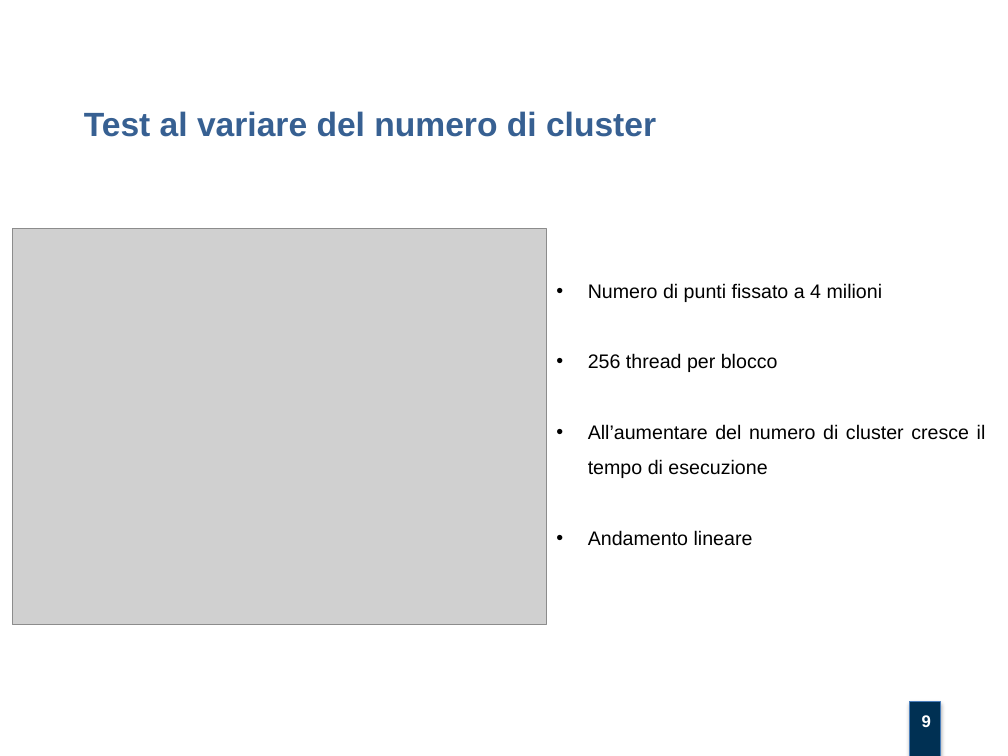
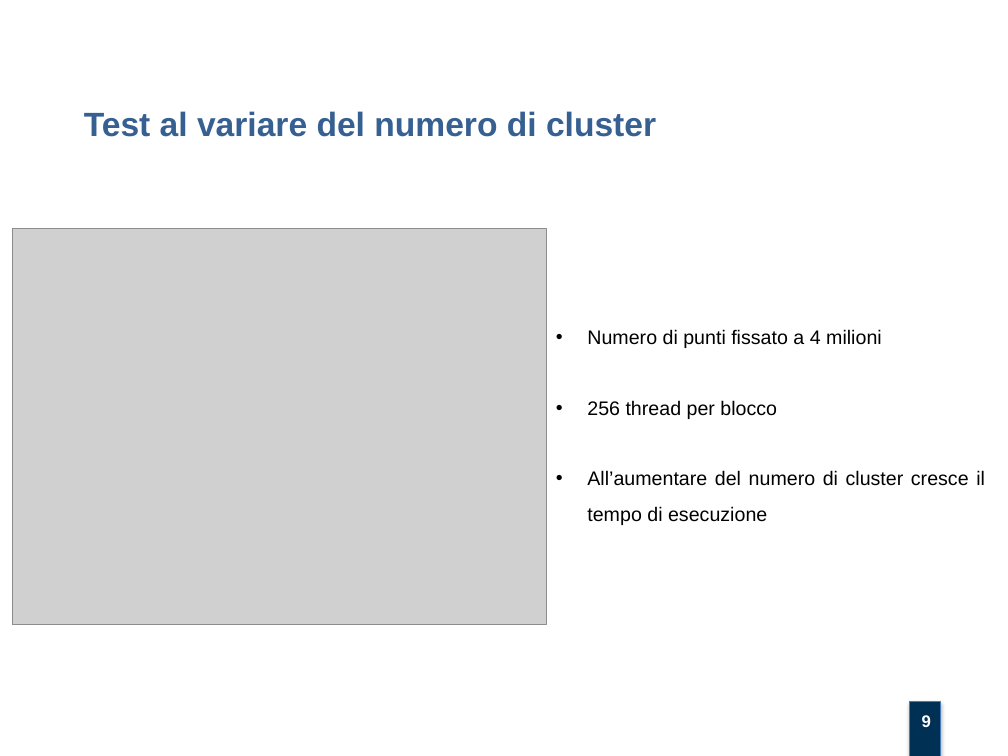
Before and after one commit to jacopos97/K-Means_CUDA, a slide deck: slide 9 of documentation/K-Means_CUDA_presentazione.pptx. Drawn at 1008x756 pixels with LibreOffice and Linux fonts; fonts in the diff are those of the drawing; grey boxes stand for pictures; background and template pictures are left out. Boxes give left, top, right and bottom in pixels: in the first picture for what was removed or moved away, otherwise in the second. Text is boxed around its words. In the diff, an @@ line names an element or a change of style, - is before the commit and + after.

```diff
--- a/documentation/K-Means_CUDA_presentazione.pptx
+++ b/documentation/K-Means_CUDA_presentazione.pptx
@@ text "Numero di punti fissato a ...": place and size @@
-text "Numero di punti fissato a ..." at <box>588,283,986,546</box>
+text "Numero di punti fissato a ..." at <box>587,329,985,525</box>
@@ text at <box>588,530,753,546</box>: paragraph removed @@
-• Andamento lineare
```
Also in this commit, not shown: 1 other file.
